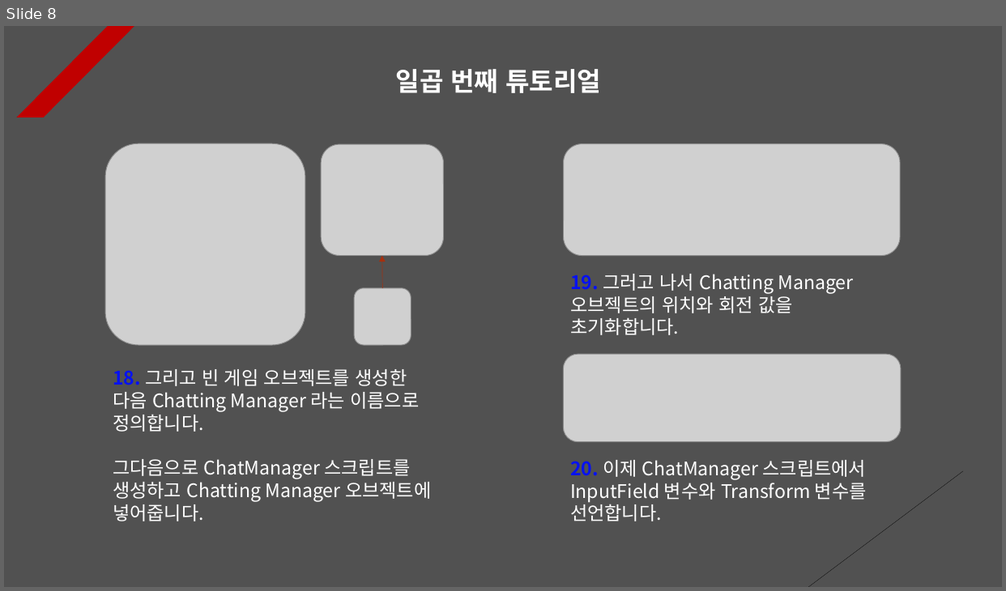
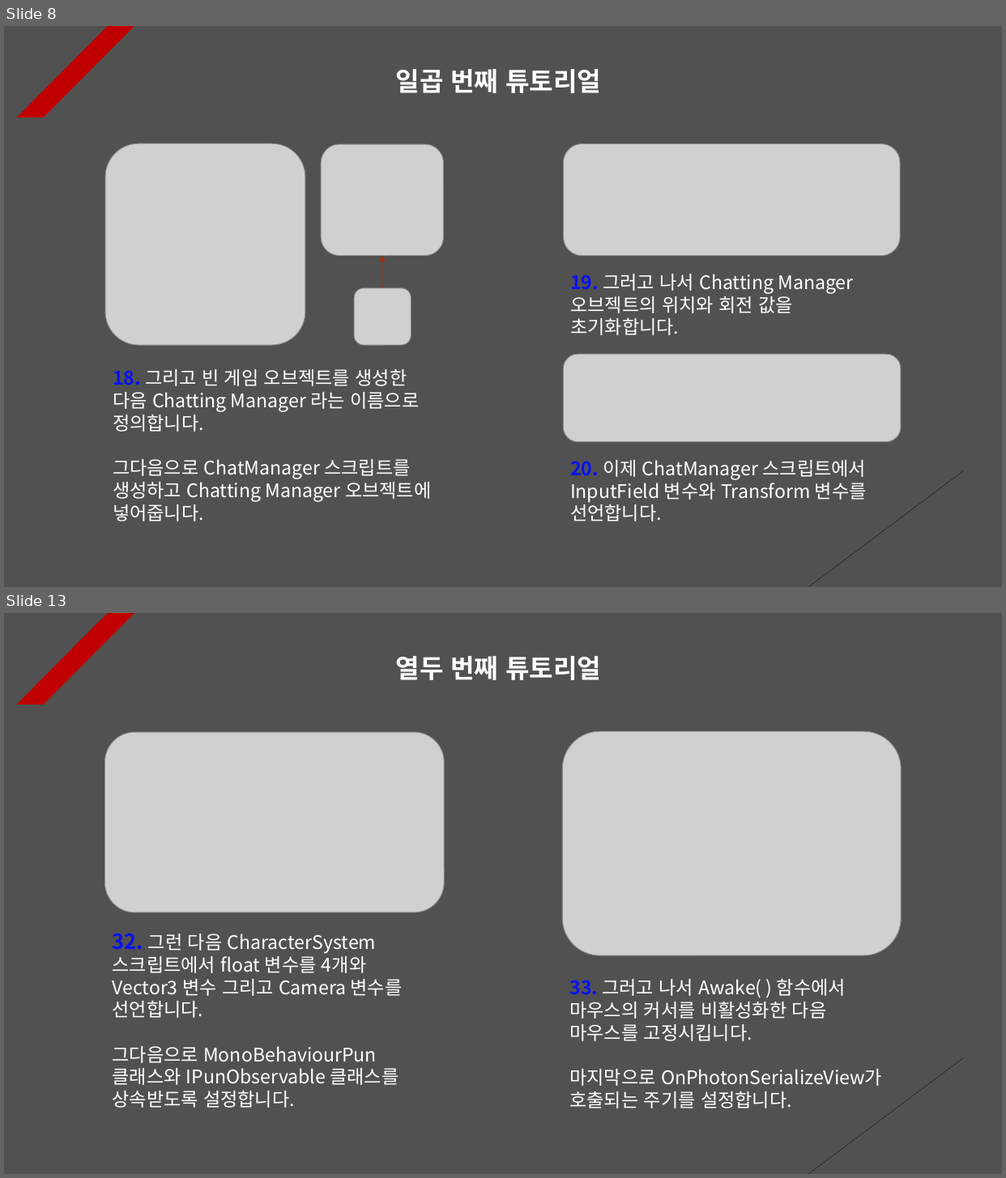
Before and after one commit to Unity2033/3D-UnityEngine, a slide deck: Assets/Class/Photon Server/PPT Data/Photon RPC.pptx. Shown one above the other, each under a label of ours: slide 8 before the commit, slides 8 and 13 after it; the slides between them are not shown. The pictures are 1006x591 and 1006x1178 pixels, drawn with LibreOffice and Linux fonts; fonts in the diff are those of the drawing; grey boxes stand for pictures. Boxes give left, top, right and bottom in pixels: in the first picture for what was removed or moved away, otherwise in the second. Text is boxed around its words. In the diff, an @@ line names an element or a change of style, - is before the commit and + after.

Commit message:
Photon Server Renewal
- Photon PPT Data Update

- Added mouse lock function and
  disable function

- Photon communication cycle
  setting

- Solving the problem of exceeding
  string by specifying how many times
  text can be entered

```diff
--- a/Assets/Class/Photon Server/PPT Data/Photon RPC.pptx
+++ b/Assets/Class/Photon Server/PPT Data/Photon RPC.pptx
@@ slide 13 added at bbox=[4, 613, 1002, 1174], background #515151; not listed: 2 template elements that a slide beside it also shows @@
@@ text added at bbox=[396, 656, 601, 680], 25 pt, text #FFFFFF, bold @@
+열두 번째 튜토리얼
@@ picture added at bbox=[105, 732, 444, 913] @@
@@ picture added at bbox=[562, 731, 901, 956] @@
@@ text added at bbox=[113, 933, 403, 1108], 18 pt, text #FFFFFF @@
+32. 그런 다음 CharacterSystem 스크립트에서 float 변수를 4개와 Vector3 변수 그리고 Camera 변수를 선언합니다.
+그다음으로 MonoBehaviourPun 클래스와 IPunObservable 클래스를 상속받도록 설정합니다.
@@ text added at bbox=[569, 978, 882, 1109], 18 pt, text #FFFFFF @@
+33. 그러고 나서 Awake( ) 함수에서 마우스의 커서를 비활성화한 다음 마우스를 고정시킵니다.
+마지막으로 OnPhotonSerializeView가 호출되는 주기를 설정합니다.
```
Also in this commit, not shown: 2 slides changed, 6 other slides added, 32 other files.
